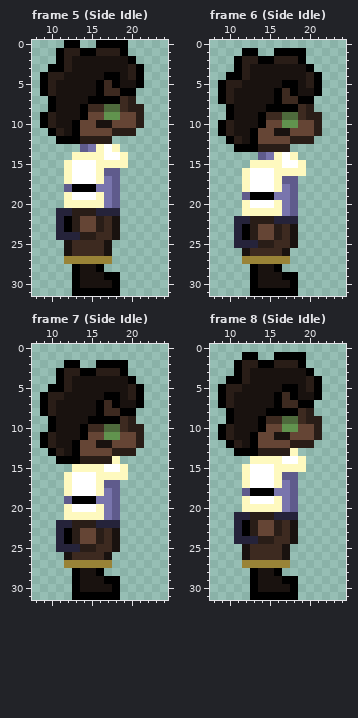
Edited in one commit: pixel-art file (assets/aseprite/medic.aseprite). This is how it looked before the edit.
32x32 pixels, 20 frames. Shown: frame 5 (Side Idle): x 8..24, y 0..31; frame 6 (Side Idle): x 8..24, y 0..31; frame 7 (Side Idle): x 8..24, y 0..31; frame 8 (Side Idle): x 8..24, y 0..31. The commit also changed other frames, which this record leaves out.
The same view after the edit:
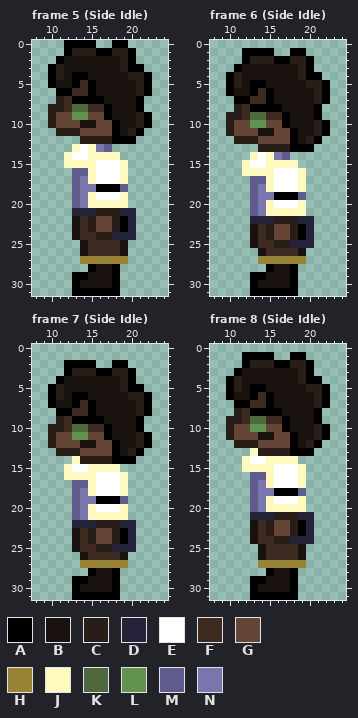
Palette (. is transparent): A #000000  B #19120f  C #291d17  D #25233a  E #ffffff  F #3d2a20  G #654535  H #998337  J #fef9bf  K #4e6a3c  L #61934e  M #5f5b8c  N #7975ad
Change:
Changed rows in their new state; - is an unchanged pixel.
Frame 5 (Side Idle), layers "Outline", "Colour":
first column x 9:
 0 -----AA..-----
 1 --.A-CCAA-CA--
 2 ---B------C---
 3 --CB------CA--
 4 .A--AA--BB--CA
 5 .A--AFABBB--CA
 6 ..AAFFABBBBBCA
 7 -.CFAA--BBBBA-
 8 -CCFKK--ABBBA-
 9 .-GGLL--ABBB-A
10 .-GGGBBGGABB-A
11 -.-CC----AB-A-
12 --...----AAA--
13 ----JEJNM.----
14 ---JEE--JJ.---
15 ----JJJEEE----
16 ---.MMJEEEJ---
17 ---.MNJEEEJ---
18 ---.MNNAAAM---
19 ---.MNJEEEJ---
20 ---.MN--JJJ---
21 --..DDDCCCDD--
22 --..BFCGGCAD--
23 --..BFCGGCAD--
24 --..BFFCCDDD--
25 ---..B--FFB---
26 ---..B--FFB---
27 ---..----HH---
28 ----..ABBA----
29 -----A--B-----
Frame 6 (Side Idle), layers "Outline", "Colour":
first column x 9:
 1 -----AA..-----
 2 --.A-CCAA-CA--
 3 ---B------C---
 4 --CB------CA--
 5 .A--AA--BB--CA
 6 .A--AFABBB--CA
 7 ..AAFFABBBBBCA
 8 -.CFAA--BBBBA-
 9 -CCFKK--ABBBA-
10 .-GGLL--ABBB-A
11 .-GGGBBGGABB-A
12 -.-CC----AB-A-
13 --...----AAA--
14 ----JEJNM.----
15 ---JEE--JJ.---
16 ----JJJEEE----
17 ---.MMJEEEJ---
18 ---.MNJEEEJ---
19 ---.MNNAAAM---
20 ---.MNJEEEJ---
21 ---.MN--JJJ---
22 --..DDDCCCDD--
23 --..BFCGGCAD--
24 --..BFCGGCAD--
25 --..BFFCCDDD--
26 ---..B--FFB---
27 ---..----HH---
28 ----..ABBA----
29 -----A--B-----
Frame 7 (Side Idle), layers "Outline", "Colour":
first column x 9:
 2 -----AA..-----
 3 --.A-CCAA-CA--
 4 ---B------C---
 5 --CB------CA--
 6 .A--AA--BB--CA
 7 .A--AFABBB--CA
 8 ..AAFFABBBBBCA
 9 -.CFAA--BBBBA-
10 -CCFKK--ABBBA-
11 .-GGLL--ABBB-A
12 .-GGGBBGGABB-A
13 -.-CC----AB-A-
14 --..J----AAA--
15 ---JEE--JJ.---
16 ----JJJEEE----
17 ---.MMJEEEJ---
18 ---.MNJEEEJ---
19 ---.MNNAAAM---
20 ---.MNJEEEJ---
21 ---.MN--JJJ---
22 --..DDDCCCDD--
23 --..BFCGGCAD--
24 --..BFCGGCAD--
25 --..BFFCCDDD--
26 ---..B--FFB---
27 ---..----HH---
28 ----..ABBA----
29 -----A--B-----
Frame 8 (Side Idle), layers "Outline", "Colour":
first column x 9:
 1 -----AA..-----
 2 --.A-CCAA-CA--
 3 ---B------C---
 4 --CB------CA--
 5 .A--AA--BB--CA
 6 .A--AFABBB--CA
 7 ..AAFFABBBBBCA
 8 -.CFAA--BBBBA-
 9 -CCFKK--ABBBA-
10 .-GGLL--ABBB-A
11 .-GGGBBGGABB-A
12 -.-CC----AB-A-
13 --..J----AAA--
14 ---JEE--JJ.---
15 ----JJJEEE----
16 ---.MMJEEEJ---
17 ---.MNJEEEJ---
18 ---.MNNAAAM---
19 ---.MNJEEEJ---
20 ---.MN--JJJ---
21 --..DDDCCCDD--
22 --..BFCGGCAD--
23 --..BFCGGCAD--
24 --..BFFCCDDD--
25 ---..B--FFB---
26 ---..B--FFB---
27 ---..----HH---
28 ----..ABBA----
29 -----A--B-----
